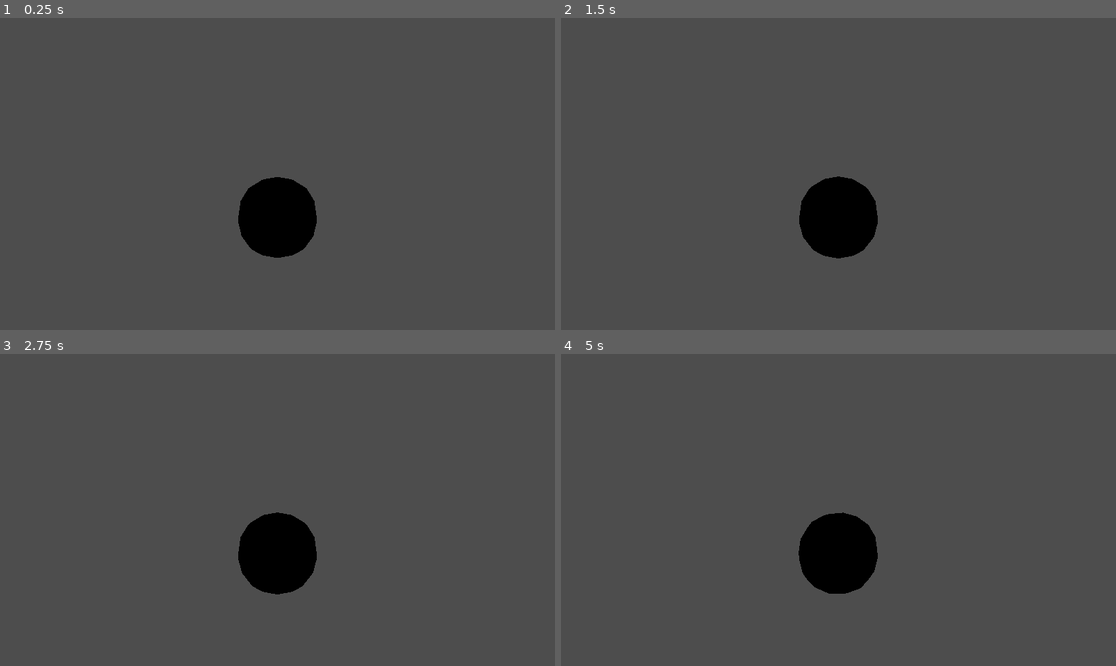
Above: before the commit, frames 1-4 (two rows, left to right).
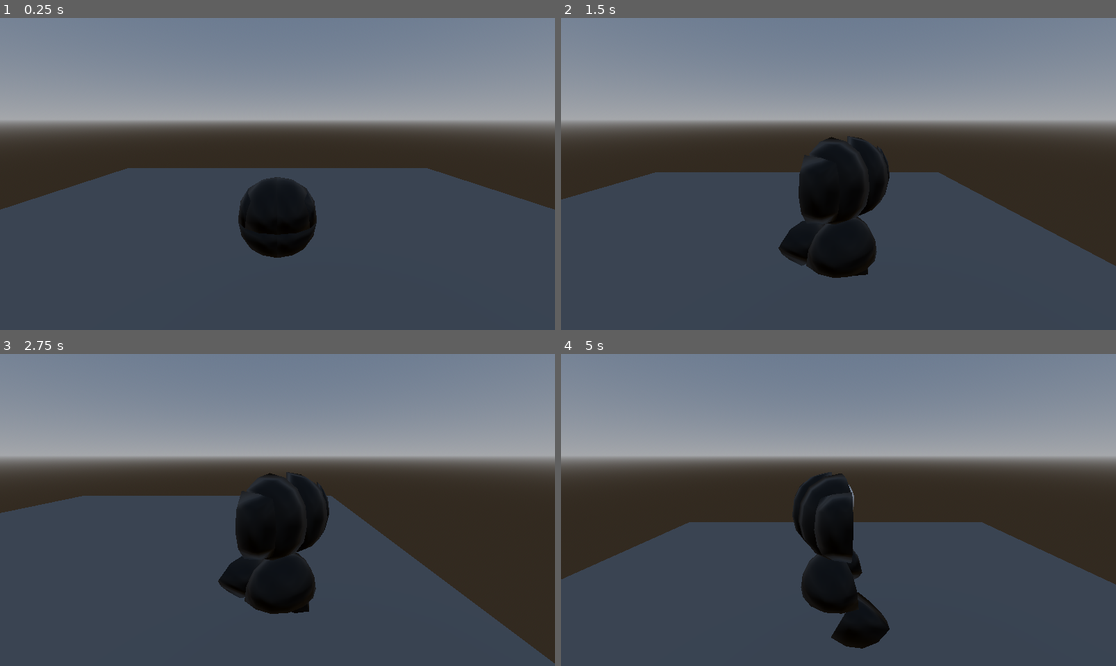
Above: after the commit, the same moments.

Repository: Phlegmlee/PirateSoftware-GameJam-16
Game: Godot game, scene res://main.tscn
Same seed, same stepped clock (60 frames per second), same inputs: the game is played once before the commit and once after it. Before the commit the project has no main scene; this scene is started directly in both runs.
Inputs (mouse positions are in pixels of both pictures, inside the frame that each line leads up to):
- Up to frame 1 (0.25 s): no input
- Up to frame 2 (1.5 s): move the mouse to (960, 158) at 0.52 s; hold D (move_right, bound only after the commit) 0.53-1.28 s; hold Space (jump, bound only after the commit) 0.53-1.28 s; move the mouse to (727, 189) at 1.27 s; hold S (move_down, bound only after the commit) from 1.28 s (still down); tap Space (jump, bound only after the commit) at 1.35 s
- Up to frame 3 (2.75 s): tap Space (jump, bound only after the commit) at 1.52, 1.82 s; move the mouse to (333, 441) at 2.02 s; release S (move_down, bound only after the commit) at 2.03 s; hold D (move_right, bound only after the commit) from 2.03 s (still down); hold Space (jump, bound only after the commit) from 2.03 s (still down)
- Up to frame 4 (5 s): move the mouse to (810, 572) at 2.77 s; release D (move_right, bound only after the commit) at 2.78 s; release Space (jump, bound only after the commit) at 2.78 s; hold W (move_up, bound only after the commit) 2.78-3.53 s; tap Space (jump, bound only after the commit) at 2.85, 3.02, 3.32, 4.35, 4.52, 4.82 s; move the mouse to (1005, 556) at 3.52 s; hold Space (jump, bound only after the commit) 3.53-4.28 s; hold A (move_left, bound only after the commit) from 3.53 s (still down); move the mouse to (672, 463) at 4.27 s

The runs differ from the first frame. In frame 1, 49% of the frame differs, in the area x 0-100%, y 0-76%; in frame 2, 55%; in frame 3, 57%; in frame 4, 58%, in the area x 0-100%, y 0-95%.

Commit message:
Assets - Temporary Level
Temporary level for testing player character controller and mechanics.

Diff:
--- /dev/null
+++ b/Levels/Prototyping-Level.tscn
@@ -0,0 +1,30 @@
+[gd_scene load_steps=6 format=3 uid="uid://de4qyqg016ots"]
+
+[sub_resource type="BoxMesh" id="BoxMesh_35ud4"]
+size = Vector3(25, 0.003, 25)
+
+[sub_resource type="ConvexPolygonShape3D" id="ConvexPolygonShape3D_yqfo3"]
+points = PackedVector3Array(-12.5, -0.0015, -12.5, -12.5, 0.0015, -12.5, 12.5, -0.0015, -12.5, -12.5, -0.0015, 12.5, -12.5, 0.0015, 12.5, 12.5, 0.0015, -12.5, 12.5, -0.0015, 12.5, 12.5, 0.0015, 12.5)
+
+[sub_resource type="ProceduralSkyMaterial" id="ProceduralSkyMaterial_a08ea"]
+
+[sub_resource type="Sky" id="Sky_lnary"]
+sky_material = SubResource("ProceduralSkyMaterial_a08ea")
+
+[sub_resource type="Environment" id="Environment_goger"]
+background_mode = 2
+sky = SubResource("Sky_lnary")
+ambient_light_source = 3
+
+[node name="Prototyping-level" type="Node3D"]
+
+[node name="MeshInstance3D" type="MeshInstance3D" parent="."]
+mesh = SubResource("BoxMesh_35ud4")
+
+[node name="StaticBody3D" type="StaticBody3D" parent="MeshInstance3D"]
+
+[node name="CollisionShape3D" type="CollisionShape3D" parent="MeshInstance3D/StaticBody3D"]
+shape = SubResource("ConvexPolygonShape3D_yqfo3")
+
+[node name="WorldEnvironment" type="WorldEnvironment" parent="."]
+environment = SubResource("Environment_goger")
--- a/main.tscn
+++ b/main.tscn
@@ -1,7 +1,11 @@
-[gd_scene load_steps=2 format=3 uid="uid://drac2q63lfos7"]
+[gd_scene load_steps=3 format=3 uid="uid://drac2q63lfos7"]
 
-[ext_resource type="PackedScene" uid="uid://dhqveft01vf0" path="res://Characters/Player/PlayerCharacter.tscn" id="1_f6grw"]
+[ext_resource type="PackedScene" uid="uid://de4qyqg016ots" path="res://Levels/Prototyping-Level.tscn" id="1_1kuk1"]
+[ext_resource type="PackedScene" uid="uid://dhqveft01vf0" path="res://Characters/Player/PlayerEntity.tscn" id="1_f6grw"]
 
 [node name="Main" type="Node3D"]
 
+[node name="Prototyping-level" parent="." instance=ExtResource("1_1kuk1")]
+
 [node name="PlayerCharacter" parent="." instance=ExtResource("1_f6grw")]
+transform = Transform3D(1, 0, 0, 0, 1, 0, 0, 0, 1, 0, 1.36999, 0)
--- a/project.godot
+++ b/project.godot
@@ -13,6 +13,7 @@
 config/name="You Are The Weapon-PSGJ-16"
 config/description="A game made for Pirate Software Game Jam 16, Theme: You are the weapon."
 config/version="0.01"
+run/main_scene="res://main.tscn"
 config/features=PackedStringArray("4.3", "GL Compatibility")
 
 [display]
@@ -20,6 +21,34 @@
 window/size/viewport_width=1920
 window/size/viewport_height=1080
 
+[input]
+
+move_left={
+"deadzone": 0.5,
+"events": [Object(InputEventKey,"resource_local_to_scene":false,"resource_name":"","device":-1,"window_id":0,"alt_pressed":false,"shift_pressed":false,"ctrl_pressed":false,"meta_pressed":false,"pressed":false,"keycode":0,"physical_keycode":65,"key_label":0,"unicode":97,"location":0,"echo":false,"script":null)
+]
+}
+move_right={
+"deadzone": 0.5,
+"events": [Object(InputEventKey,"resource_local_to_scene":false,"resource_name":"","device":-1,"window_id":0,"alt_pressed":false,"shift_pressed":false,"ctrl_pressed":false,"meta_pressed":false,"pressed":false,"keycode":0,"physical_keycode":68,"key_label":0,"unicode":100,"location":0,"echo":false,"script":null)
+]
+}
+move_up={
+"deadzone": 0.5,
+"events": [Object(InputEventKey,"resource_local_to_scene":false,"resource_name":"","device":-1,"window_id":0,"alt_pressed":false,"shift_pressed":false,"ctrl_pressed":false,"meta_pressed":false,"pressed":false,"keycode":0,"physical_keycode":87,"key_label":0,"unicode":119,"location":0,"echo":false,"script":null)
+]
+}
+move_down={
+"deadzone": 0.5,
+"events": [Object(InputEventKey,"resource_local_to_scene":false,"resource_name":"","device":-1,"window_id":0,"alt_pressed":false,"shift_pressed":false,"ctrl_pressed":false,"meta_pressed":false,"pressed":false,"keycode":0,"physical_keycode":83,"key_label":0,"unicode":115,"location":0,"echo":false,"script":null)
+]
+}
+jump={
+"deadzone": 0.5,
+"events": [Object(InputEventKey,"resource_local_to_scene":false,"resource_name":"","device":-1,"window_id":0,"alt_pressed":false,"shift_pressed":false,"ctrl_pressed":false,"meta_pressed":false,"pressed":false,"keycode":0,"physical_keycode":32,"key_label":0,"unicode":32,"location":0,"echo":false,"script":null)
+]
+}
+
 [rendering]
 
 renderer/rendering_method="gl_compatibility"
